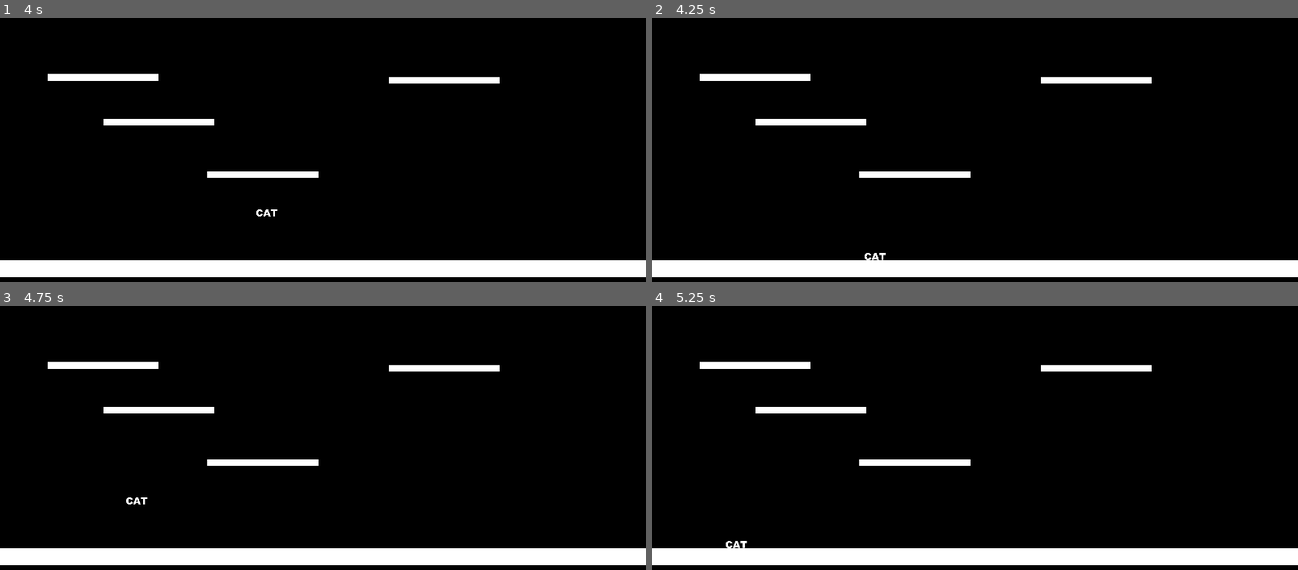
Above: before the commit, frames 1-4 (two rows, left to right).
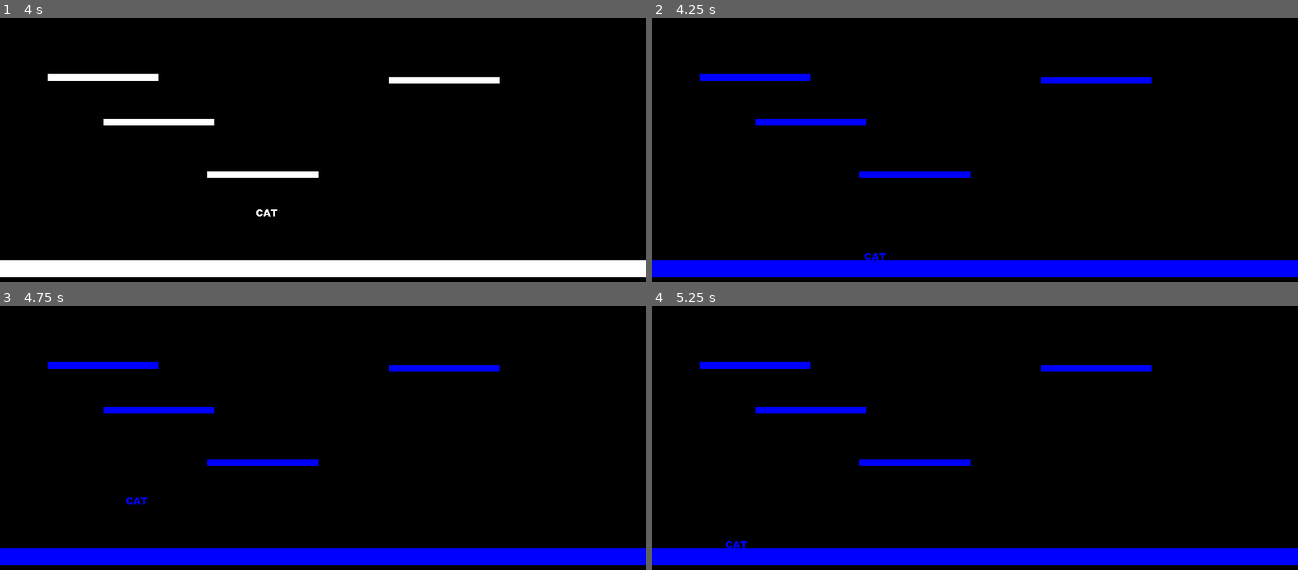
Above: after the commit, the same moments.

Repository: TeamName-FIOLTR/BWgamejam2022
Game: Godot game, scene res://scenes/levels/test dont look/you mad man/collision test level yeah.tscn
Same seed, same stepped clock (60 frames per second), same inputs: the game is played once before the commit and once after it. This scene is started directly instead of the project's main scene.
Inputs:
- Up to frame 1 (4 s): tap Enter at 0.5 s; hold D (move_right) 0.53-1.28 s; tap Space (jump) at 0.77, 1.52, 2.75, 3.02, 3.77 s; hold S (move_down) 1.28-2.03 s; hold D (move_right) 2.03-2.78 s; hold W (move_up) 2.78-3.53 s; hold A (move_left) from 3.53 s (still down)
- Up to frame 2 (4.25 s): keep holding A (move_left); tap M (developer_debug, bound only after the commit) at 4.15 s
- Up to frame 3 (4.75 s): keep holding A (move_left); tap Space (jump) at 4.52 s
- Up to frame 4 (5.25 s): release A (move_left) at 5.03 s; hold S (move_down) from 5.03 s (still down)

Frame 1 is identical in both runs. In frame 2, 8.3% of the frame differs, in the area x 0-100%, y 21-99%; in frame 3, 8.3%; in frame 4, 8.3%.

Commit message:
got the basic swap functionality working with color still need to get shaders set up with this

Diff:
--- a/assets/scripts/Player.gd
+++ b/assets/scripts/Player.gd
@@ -19,6 +19,8 @@
 onready var jump_timer : Timer = get_node(jump_timer_node)
 onready var player_audio_player = get_node(player_audio_node)
 
+#the number of layers that we swap between
+export var layer_count : int = 3
 
 func set_jump_time_max(n_jump_time):
 	jump_time_max = n_jump_time
@@ -27,8 +29,12 @@
 
 # Called when the node enters the scene tree for the first time.
 func _ready():
+	print(ColMath.get_layer_number(ColMath.Layer.COLLISION_LAYER_TWO))
+	print(ColMath.get_color_layer_bits(ColMath.get_layer_number(ColMath.Layer.COLLISION_LAYER_TWO)))
+	print(ColMath.Layer.COLLISION_LAYER_TWO)
+
+	collision_mask |= ColMath.Layer.COLLISION_LAYER_TWO
 	jump_timer.wait_time = jump_time_max
-
 
 # Called every frame. 'delta' is the elapsed time since the previous frame.
 func _process(delta):
@@ -67,9 +73,16 @@
 	player_audio_player.volume_db = volume
 	player_audio_player.play()
 
-#swaps the game color
-func swap()->void:
-	pass
+#swaps to the given color layer
+func swap_to(color_layer : int)->void:
+	collision_mask = ColMath.get_color_layer_bits(color_layer) | ColMath.Layer.CONSTANT_COLLISION
+	get_parent().modulate = ColMath.get_layer_color(color_layer,layer_count)
+
+#swaps to the next color layer
+func swap_next()->void:
+	print("on layer " + str(ColMath.get_layer_number(collision_mask)))
+	swap_to((ColMath.get_layer_number(collision_mask) + 1) % layer_count)
+
 
 func _input(event):
 	if event is InputEventKey or InputEventJoypadMotion:
@@ -84,7 +97,8 @@
 	if event.is_action_released("jump") and jumping:
 		dropping = true
 		jumping = false
-
+	if event.is_action_pressed("developer_debug"):
+		swap_next()
 func _on_Jump_Timer_timeout():
 	dropping = true
 	jumping = false
--- a/assets/scripts/collision_math.gd
+++ b/assets/scripts/collision_math.gd
@@ -4,8 +4,8 @@
 class_name ColMath
 
 #returns the set bit of the given layer number
-static func get_color_layer_bit(layer_number : int)->int:
-	return Layer.PLAYER << layer_number
+static func get_color_layer_bits(layer_number : int)->int:
+	return Layer.COLLISION_LAYER_ONE << layer_number
 
 #gets the layer number from the given bits
 static func get_layer_number(bits : int)->int:
@@ -17,12 +17,16 @@
 		count += 1
 		new_bits = new_bits >> 1
 
-	return count
+	return count - 1
 
+static func get_layer_color(layer_number : int , Layer_Count : int = DEFAULT_LAYER_COUNT,offset : float = 0.0)->Color:
+	return Color.from_hsv(float(layer_number) / float(Layer_Count) + offset,1.0,1.0)
+
+const DEFAULT_LAYER_COUNT = 3
 enum Layer {
 	CONSTANT_COLLISION=1,
 	PLAYER=2,
-	COLLISION_SWAP_ONE=4,
-	COLLISION_SWAP_TWO=8,
-	COLLISION_SWAP_THREE=16
+	COLLISION_LAYER_ONE=4,
+	COLLISION_LAYER_TWO=8,
+	COLLISION_LAYER_THREE=16
 }
--- a/project.godot
+++ b/project.godot
@@ -142,6 +142,11 @@
 , Object(InputEventJoypadButton,"resource_local_to_scene":false,"resource_name":"","device":0,"button_index":0,"pressure":0.0,"pressed":false,"script":null)
  ]
 }
+developer_debug={
+"deadzone": 0.5,
+"events": [ Object(InputEventKey,"resource_local_to_scene":false,"resource_name":"","device":0,"alt":false,"shift":false,"control":false,"meta":false,"command":false,"pressed":false,"scancode":77,"physical_scancode":0,"unicode":0,"echo":false,"script":null)
+ ]
+}
 
 [physics]
 
